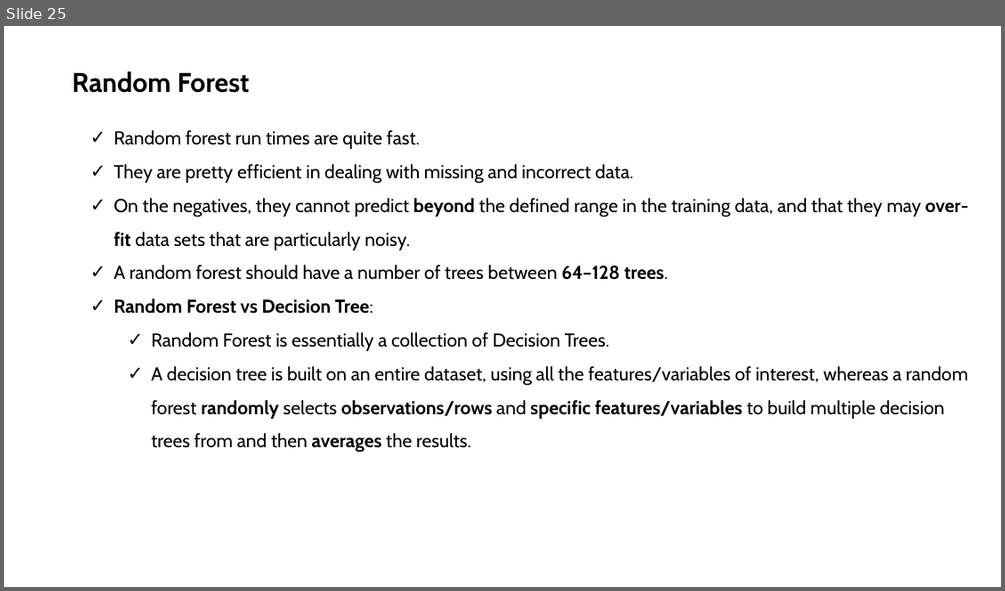
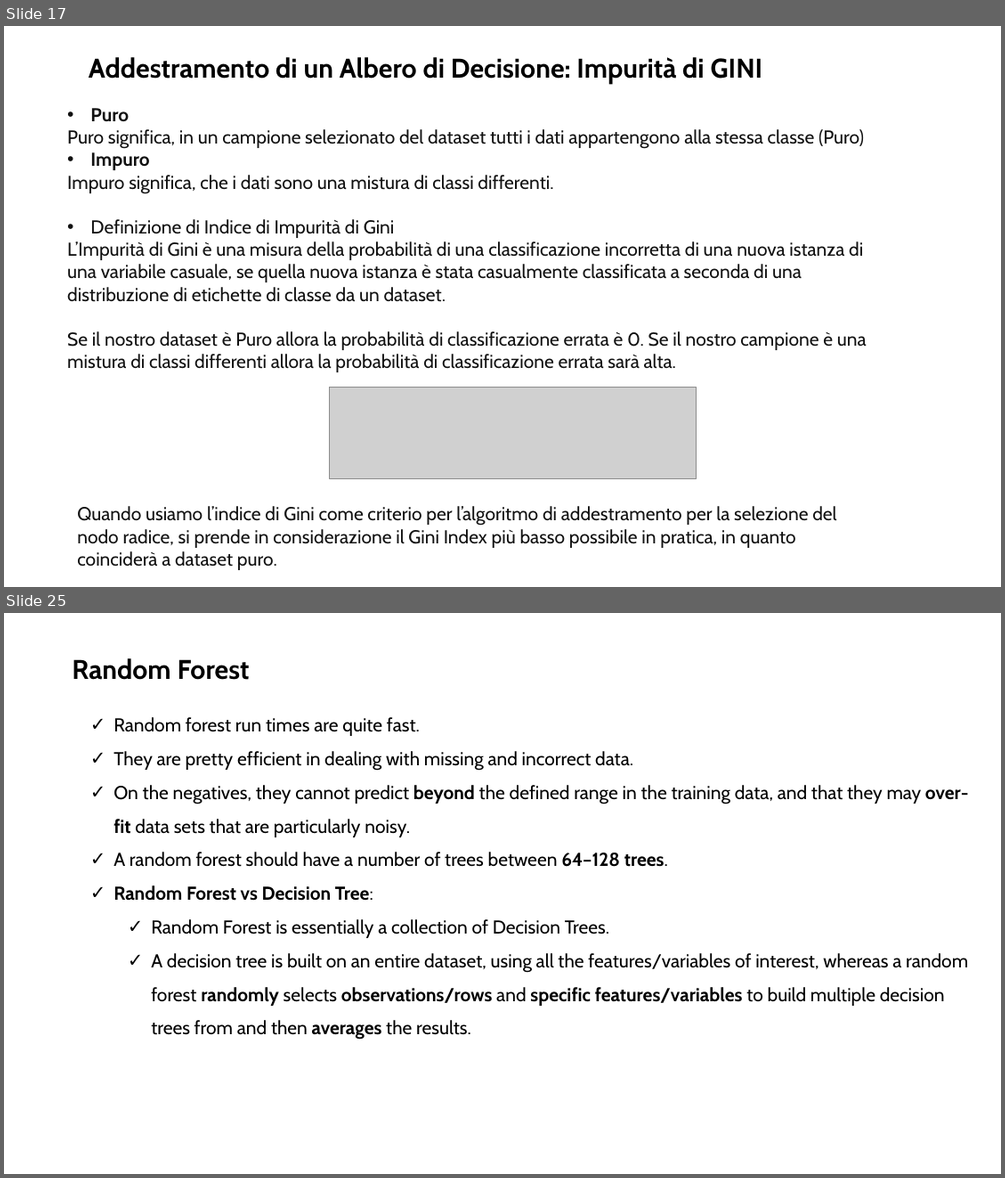
Before and after one commit to neural1977/data_science_interview_material, a slide deck: Machine_Learning/Machine Learning Alberi di Decisione e Random Forest_ita.pptx. Shown one above the other, each under a label of ours: slide 25 before the commit, slides 17 and 25 after it; the slides between them are not shown. The pictures are 1005x591 and 1005x1178 pixels, drawn with LibreOffice and Linux fonts; fonts in the diff are those of the drawing; grey boxes stand for pictures. Boxes give left, top, right and bottom in pixels: in the first picture for what was removed or moved away, otherwise in the second. Text is boxed around its words. In the diff, an @@ line names an element or a change of style, - is before the commit and + after.

Commit message:
New

```diff
--- a/Machine_Learning/Machine Learning Alberi di Decisione e Random Forest_ita.pptx
+++ b/Machine_Learning/Machine Learning Alberi di Decisione e Random Forest_ita.pptx
@@ slide 17 added at [4,26,1001,587], background #FFFFFF @@
@@ text added at [89,57,763,85], 26 pt, text #000000, bold @@
+Addestramento di un Albero di Decisione: Impurità di GINI
@@ text added at [67,108,866,372], 18 pt, text #111111 @@
+• Puro
+Puro significa, in un campione selezionato del dataset tutti i dati appartengono alla stessa classe (Puro)
+• Impuro
+Impuro significa, che i dati sono una mistura di classi differenti.
+• Definizione di Indice di Impurità di Gini
+L’Impurità di Gini è una misura della probabilità di una classificazione incorretta di una nuova istanza di una variabile casuale, se quella nuova istanza è stata casualmente classificata a seconda di una distribuzione di etichette di classe da un dataset.
+Se il nostro dataset è Puro allora la probabilità di classificazione errata è 0. Se il nostro campione è una mistura di classi differenti allora la probabilità di classificazione errata sarà alta.
@@ picture added at [329,387,696,478] @@
@@ text added at [77,506,836,570], 18 pt, text #111111 @@
+Quando usiamo l’indice di Gini come criterio per l’algoritmo di addestramento per la selezione del nodo radice, si prende in considerazione il Gini Index più basso possibile in pratica, in quanto coinciderà a dataset puro.
```
Also in this commit, not shown: 4 slides changed, 6 other slides added, 7 slides removed.
